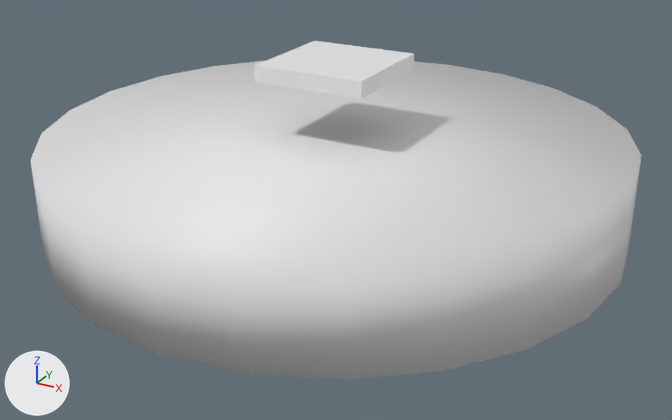
An edit to the glTF model data/models/props/coin.gltf, drawn before and after from the same camera.
Rendered twice from a 50 mm lens placed at (0.263, -0.478, 0.246), pointed at (0.008, -0.015, 0.014). Lighting does not change. The marker at lower left points along +X, +Y and +Z. The first picture is the older version. Where no turn or scale is listed for an object, it has been applied to the vertices.

Script lines for the objects in view, before the commit:
```python
mat_propgold = principled_material('PropGold')
mat_propgold.base_color = (0.8, 0.8, 0.8)  # white #e7e7e7
mat_propwooddark = principled_material('PropWoodDark')
mat_propwooddark.base_color = (0.8, 0.8, 0.8)  # white #e7e7e7
me_cube_005 = bpy.data.meshes.new('Cube.005')
me_cube_005.from_pydata(...)  # a box spanning x -0.035..0.035, y -0.035..0.035, z -0.005..0.005
me_cube_005.materials.append(mat_propwooddark)  # white #e7e7e7
me_cylinder_001 = bpy.data.meshes.new('Cylinder.001')
me_cylinder_001.from_pydata(...)  # a 24-sided cylinder along z spanning x -0.18..0.18, y -0.18..0.18, z -0.03..0.03
me_cylinder_001.materials.append(mat_propgold)  # white #e7e7e7
ob_coin = bpy.data.objects.new('Coin', me_cylinder_001)
ob_coin.location = (0.0, 0.0, 0.03)
ob_coinstar = bpy.data.objects.new('CoinStar', me_cube_005)
ob_coinstar.location = (0.0, 0.0, 0.1)
```
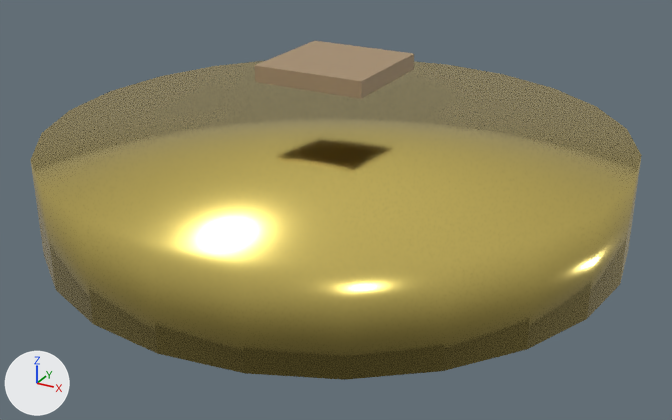
Where the change shows, as pixel boxes [x1, y1, x2, y2] in the pictures (672 x 420 px):
'Coin', recoloured, surface changed (white to yellow): [31, 60, 642, 380] in both
'CoinStar', recoloured (white to beige): [254, 41, 414, 99] in both

What the commit changed:
Material 'PropGold' (mat_propgold) changes colour from white #e7e7e7 to yellow #f9e17c; in linear values from (0.8, 0.8, 0.8) to (0.95, 0.75, 0.2).
In material 'PropGold' (mat_propgold), metallic goes from 0.0 to 1.0.
In material 'PropGold' (mat_propgold), roughness goes from 0.5 to 0.2.
Material 'PropWoodDark' (mat_propwooddark) changes colour from white #e7e7e7 to beige #aa906f; in linear values from (0.8, 0.8, 0.8) to (0.4, 0.28, 0.16).
